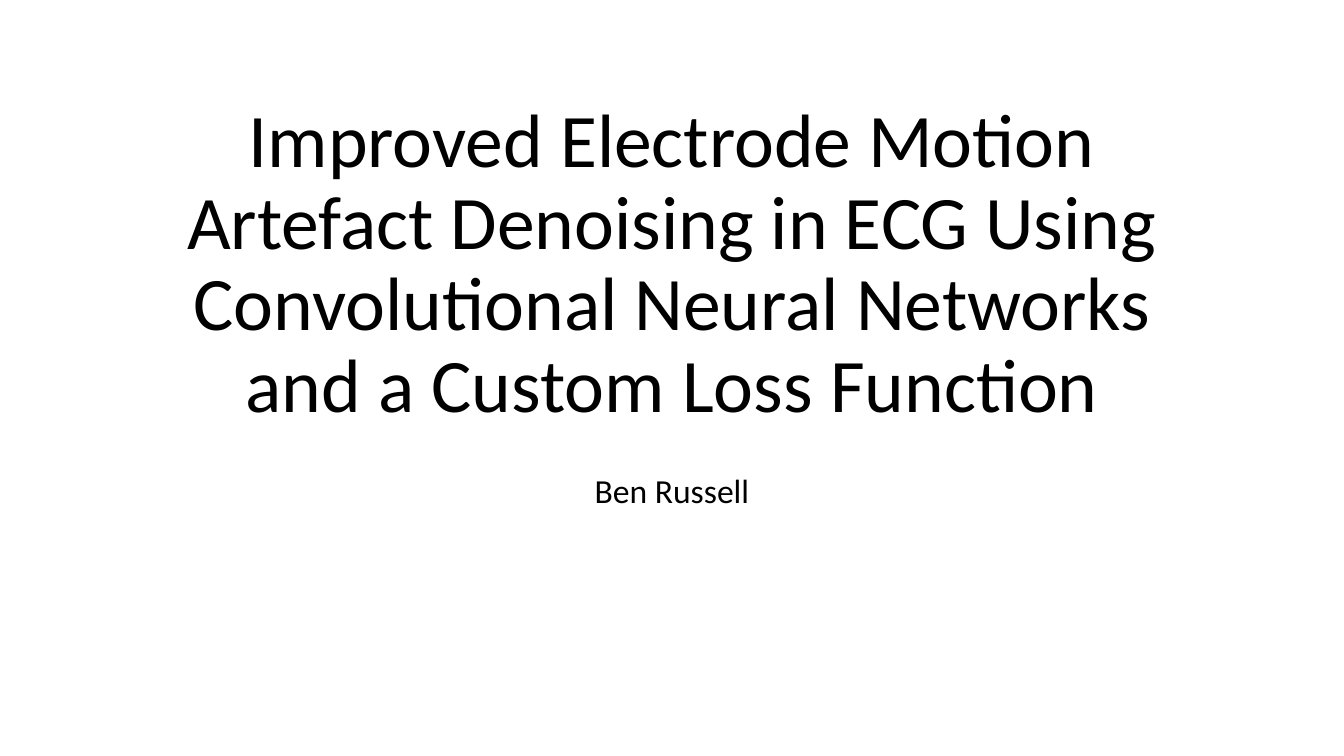
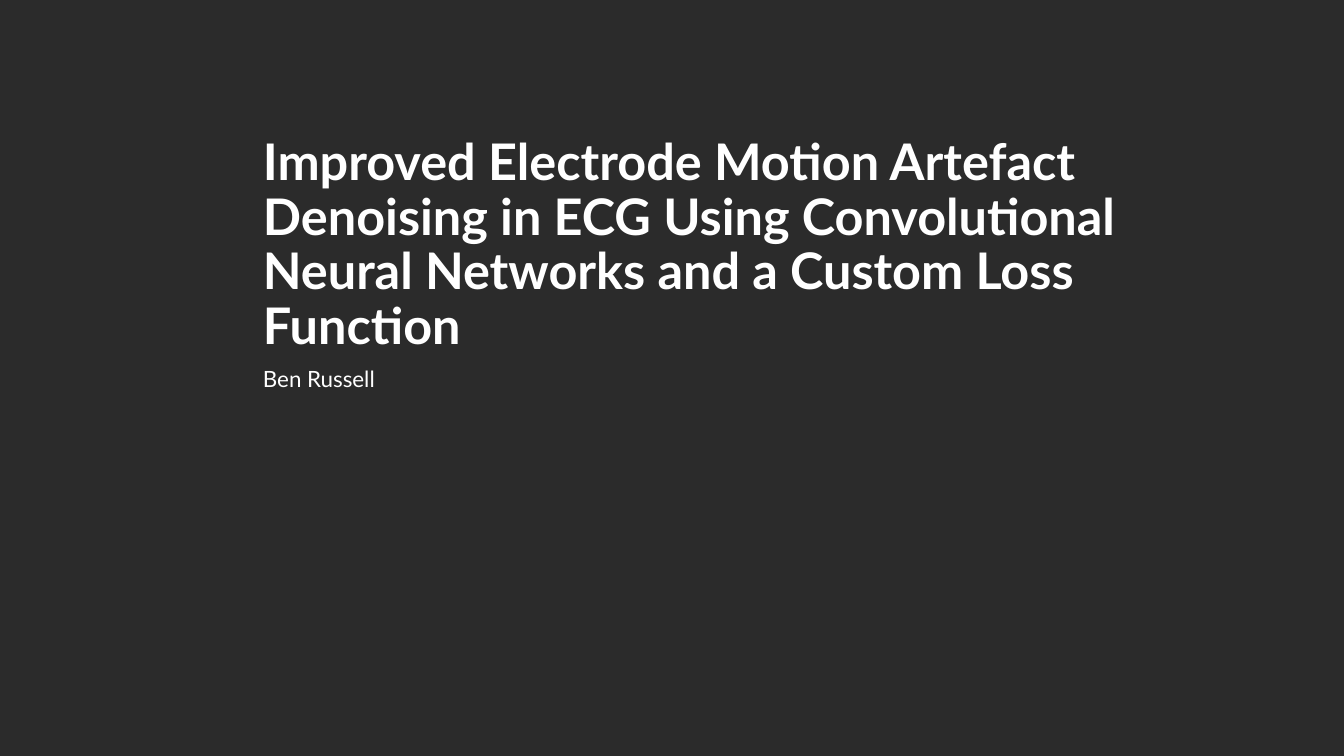
Before and after one commit to ben120-web/MSc-Project, a slide deck: slide 1 of Electrode Motion Denoising/reports/DeepLearningElectrodeMotionRemoval.pptx. Drawn at 1344x756 pixels with LibreOffice and Linux fonts; fonts in the diff are those of the drawing; background and template pictures are left out; a plain dark background stands for a picture behind light text. Boxes give left, top, right and bottom in pixels: in the first picture for what was removed or moved away, otherwise in the second. Text is boxed around its words. In the diff, an @@ line names an element or a change of style, - is before the commit and + after.

```diff
--- a/Electrode Motion Denoising/reports/DeepLearningElectrodeMotionRemoval.pptx
+++ b/Electrode Motion Denoising/reports/DeepLearningElectrodeMotionRemoval.pptx
@@ background #FFFFFF to picture (left out) @@
@@ title "Improved Electrode Motion Artefact Denoising ...": place and size @@
-title "Improved Electrode Motion Artefact Denoising ..." at box(187, 114, 1156, 413)
+title "Improved Electrode Motion Artefact Denoising ..." at box(263, 142, 1115, 345)
@@ title "Improved Electrode Motion Artefact Denoising ..." at box(263, 142, 1115, 345): size 54 to 36 pt, font Calibri to Lato, text colour #000000 to #FFFFFF, bold on; alignment centre to left @@
@@ subtitle "Ben Russell": place and size @@
-subtitle "Ben Russell" at box(595, 479, 749, 504)
+subtitle "Ben Russell" at box(263, 370, 375, 387)
@@ subtitle "Ben Russell" at box(263, 370, 375, 387): size 24 to 16 pt, font Calibri to Lato, text colour #000000 to #FFFFFF; alignment centre to left; line spacing 0.9 to 1 @@
```
Also in this commit, not shown: 6 other slides changed, 1 slide added, 2 slides removed, 1 other file.
